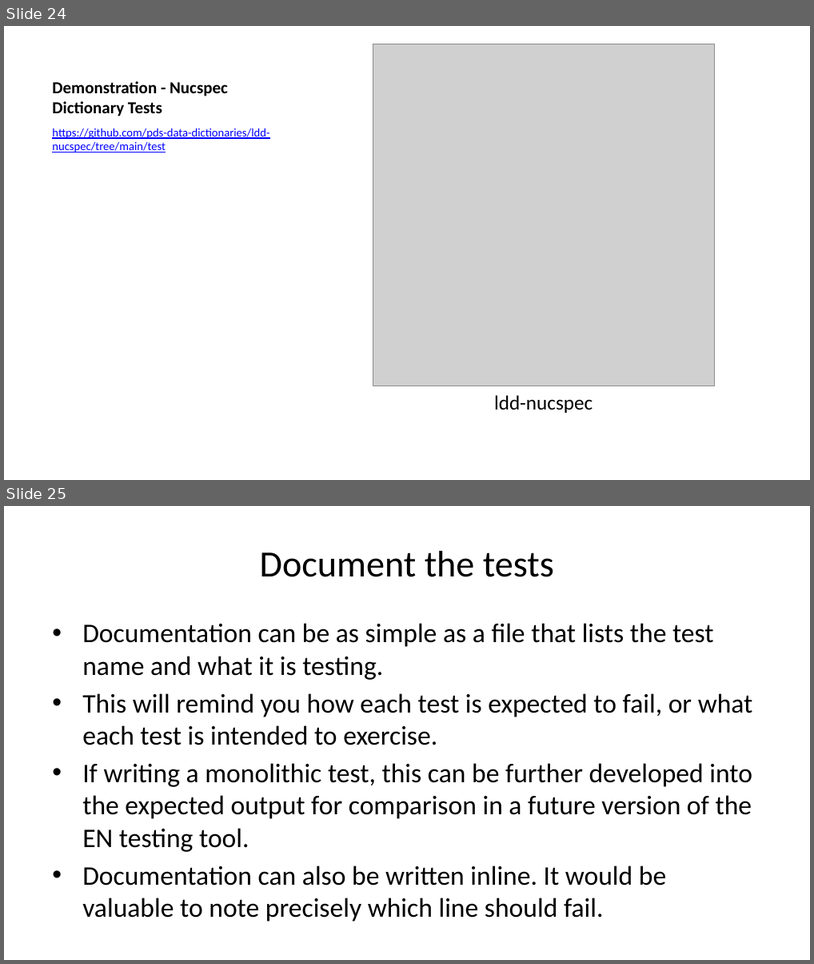
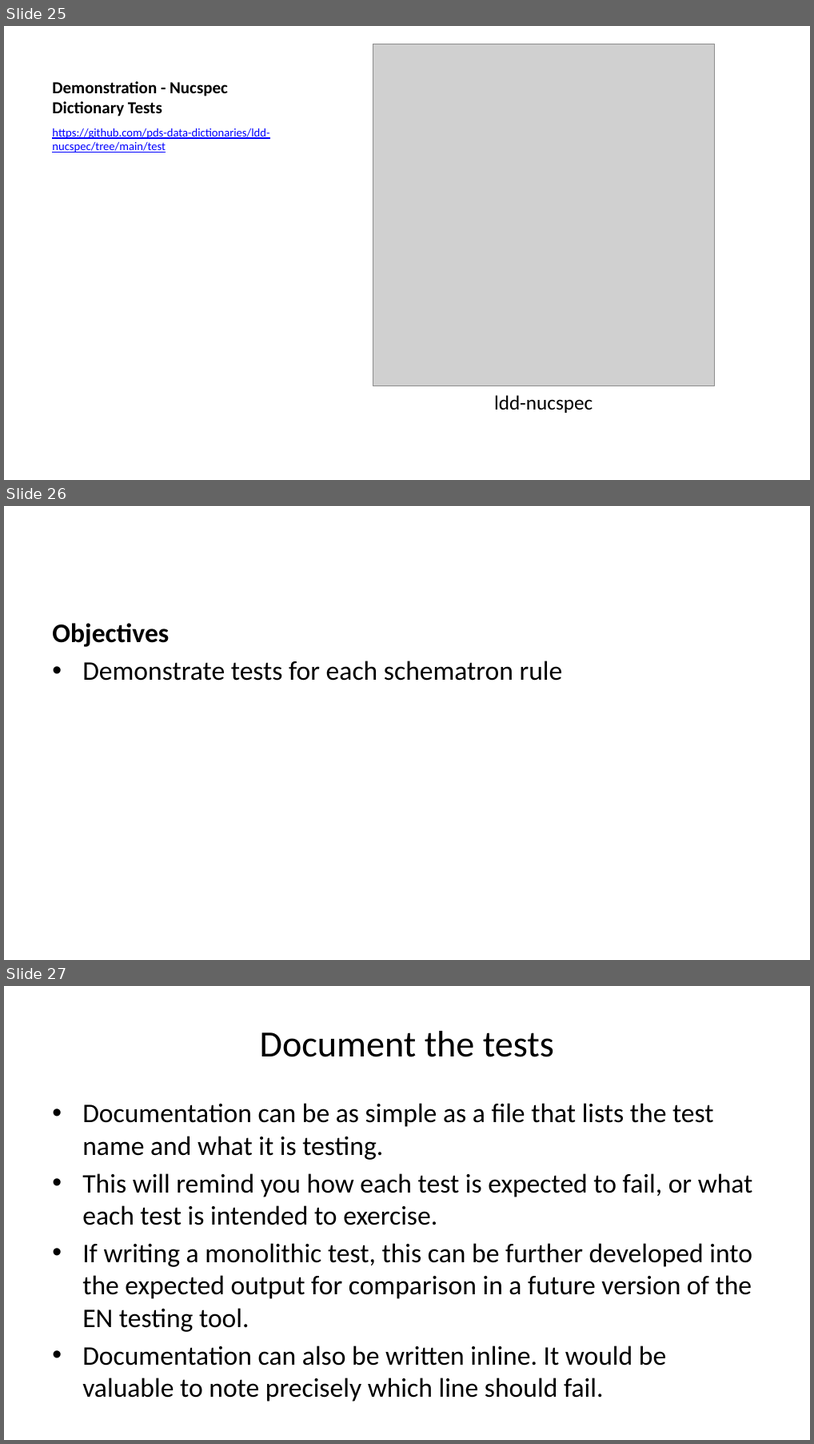
Before and after one commit to sbn-psi/dmsp, a slide deck: LDDTesting/stone-LDDTestingPrinciples.pptx. Shown one above the other, each under a label of ours: slides 24 and 25 before the commit, slides 25, 26 and 27 after it. The pictures are 814x964 and 814x1444 pixels, drawn with LibreOffice and Linux fonts; fonts in the diff are those of the drawing; grey boxes stand for pictures. Boxes give left, top, right and bottom in pixels: in the first picture for what was removed or moved away, otherwise in the second. Text is boxed around its words. In the diff, an @@ line names an element or a change of style, - is before the commit and + after.

Commit message:
Added objectives for each ldd test suite demonstration

```diff
--- a/LDDTesting/stone-LDDTestingPrinciples.pptx
+++ b/LDDTesting/stone-LDDTestingPrinciples.pptx
@@ slide 26 added at [4,506,810,960], background #FFFFFF @@
@@ text added at [52,623,563,680], 24 pt, text #000000 @@
+Objectives
+• Demonstrate tests for each schematron rule
@@ what was slide 24 is now slide 25 @@
@@ what was slide 25 is now slide 27 @@
```
Also in this commit, not shown: 2 slides changed, 1 other slide added, 1 other file.
